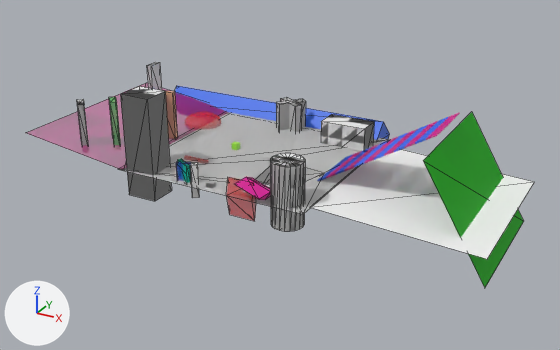
Two versions of the glTF model Engine/src/main/resources/assets/models/map04/map04.gltf, one commit apart.
Both versions are drawn from a 50 mm camera at (114.4, -195.3, 91.6) aimed at (7.0, 0.1, -6.1). Lighting does not change. The marker at lower left points along +X, +Y and +Z. The picture after the commit comes second. Mesh edges are drawn as thin lines on the coarser meshes. Where no turn or scale is listed for an object, it has been applied to the vertices.
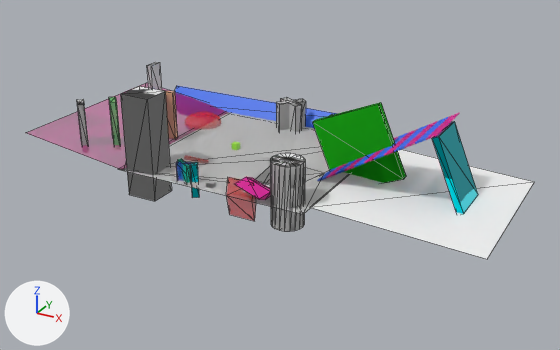
Pixel boxes [x1, y1, x2, y2] of what changed, in the pictures (560 x 350 px):
'Plane.001', deleted (green)
    before: [423, 112, 524, 288]
'Cube.113', added (green)
    after: [313, 102, 406, 183]
'Cube.001', added (cyan)
    after: [432, 121, 478, 214]
'Cube.111', recoloured (white to cyan)
    both: [191, 162, 199, 198]

The change, as a diff of the scene's bpy script:
```diff
--- a/Engine/src/main/resources/assets/models/map04/map04.gltf.py
+++ b/Engine/src/main/resources/assets/models/map04/map04.gltf.py
@@ mat_material_002 @@
 mat_material_002.base_color = (0.00387, 0.5, 0.0)  # green #0dbc00
-mat_material_002.metallic = 0.457
+mat_material_002.metallic = 0.317
+mat_material_002.roughness = 1.0
@@ mat_material_003 @@
+mat_material_003 = principled_material('Material.003')
+mat_material_003.base_color = (0.0, 0.699, 0.8)  # cyan #00dae7
+mat_material_003.metallic = 1.0
+mat_material_003.roughness = 0.0
@@ me_cube_113 @@
 me_cube_113.from_pydata(...)  # 8 vertices, 12 faces; spans x -1.39..1.39, y -1.39..1.39, z -5.14..5.14
+me_cube_113.materials.append(mat_material_003)  # cyan #00dae7
@@ me_cube_114 @@
+me_cube_114.from_pydata([(-5.8, -1.1, -14.8), (-14.6, -1.1, 6.1), (-5.8, 1.1, -14.8), (-14.6, 1.1, 6.1), (14.6, -1.1, -6.1), (5.8, -1.1, 14.8), (14.6, 1.1, -6.1), (5.8, 1.1, 14.8)], [], [(0, 1, 3), (0, 3, 2), (2, 3, 7), (2, 7, 6), (6, 7, 5), (6, 5, 4), (4, 5, 1), (4, 1, 0), (2, 6, 4), (2, 4, 0), (7, 3, 1), (7, 1, 5)])
+me_cube_114.materials.append(mat_material_002)  # green #0dbc00
@@ me_cube_006 @@
+me_cube_006.from_pydata([(3.5, -6.9, -10.7), (-5.3, -6.9, 9.9), (3.5, 6.9, -10.7), (-5.3, 6.9, 9.9), (5.3, -6.9, -9.9), (-3.5, -6.9, 10.7), (5.3, 6.9, -9.9), (-3.5, 6.9, 10.7)], [], [(0, 1, 3), (0, 3, 2), (2, 3, 7), (2, 7, 6), (6, 7, 5), (6, 5, 4), (4, 5, 1), (4, 1, 0), (2, 6, 4), (2, 4, 0), (7, 3, 1), (7, 1, 5)])
+me_cube_006.materials.append(mat_material_003)  # cyan #00dae7
@@ ob_plane_001 @@
-ob_plane_001 = bpy.data.objects.new('Plane.001', me_plane_001)
-ob_plane_001.location = (68.6, 1.5, 0.7)
@@ ob_cube_113 @@
+ob_cube_113 = bpy.data.objects.new('Cube.113', me_cube_114)
+ob_cube_113.location = (33.1, 0.1, 7.8)
@@ ob_cube_001 @@
+ob_cube_001 = bpy.data.objects.new('Cube.001', me_cube_006)
+ob_cube_001.location = (62.1, 0.1, 7.8)
```
